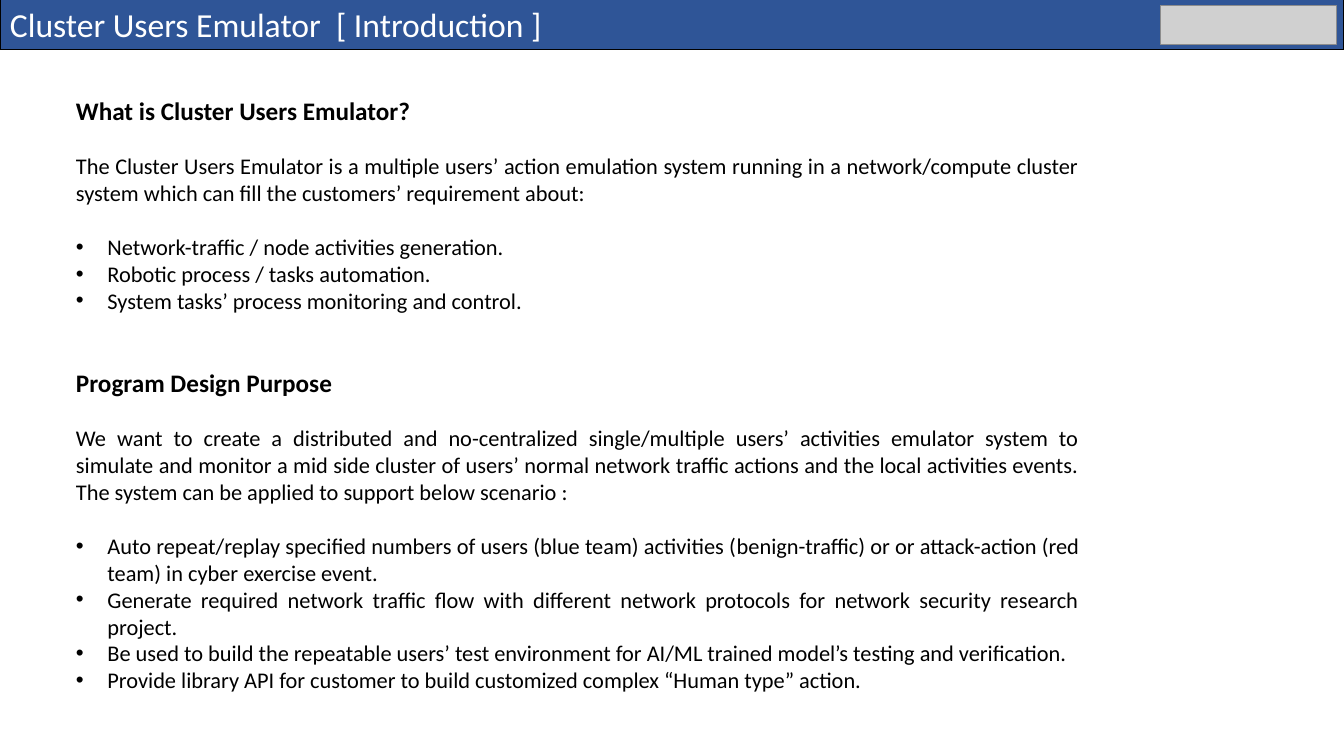
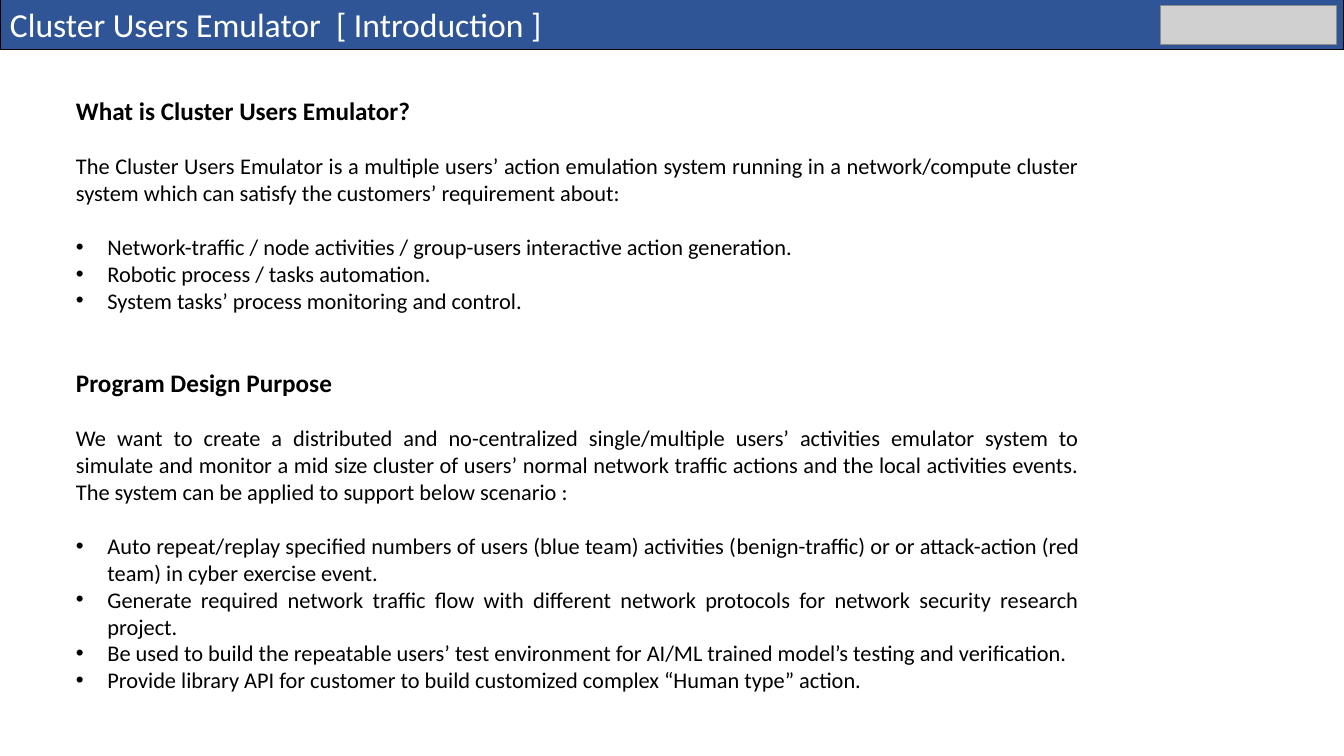
Before and after one commit to LiuYuancheng/Cluster_User_Emulation_System, a slide deck: slide 2 of doc/User_Action_Emulator_Design_Doc.pptx. Drawn at 1344x756 pixels with LibreOffice and Linux fonts; fonts in the diff are those of the drawing; grey boxes stand for pictures. Boxes give left, top, right and bottom in pixels: in the first picture for what was removed or moved away, otherwise in the second. Text is boxed around its words. In the diff, an @@ line names an element or a change of style, - is before the commit and + after.

```diff
--- a/doc/User_Action_Emulator_Design_Doc.pptx
+++ b/doc/User_Action_Emulator_Design_Doc.pptx
@@ text at bbox=[76, 158, 1078, 259]: text changed @@
-The Cluster Users Emulator is a multiple users’ action emulation system running in a network/compute cluster system which can fill the customers’ requirement about:
-• Network-traffic / node activities generation.
+The Cluster Users Emulator is a multiple users’ action emulation system running in a network/compute cluster system which can satisfy the customers’ requirement about:
+• Network-traffic / node activities / group-users interactive action generation.
@@ text at bbox=[76, 430, 1078, 504]: text changed @@
-We want to create a distributed and no-centralized single/multiple users’ activities emulator system to simulate and monitor a mid side cluster of users’ normal network traffic actions and the local activities events. The system can be applied to support below scenario :
+We want to create a distributed and no-centralized single/multiple users’ activities emulator system to simulate and monitor a mid size cluster of users’ normal network traffic actions and the local activities events. The system can be applied to support below scenario :
```
Also in this commit, not shown: 6 other slides changed, 11 other files.
